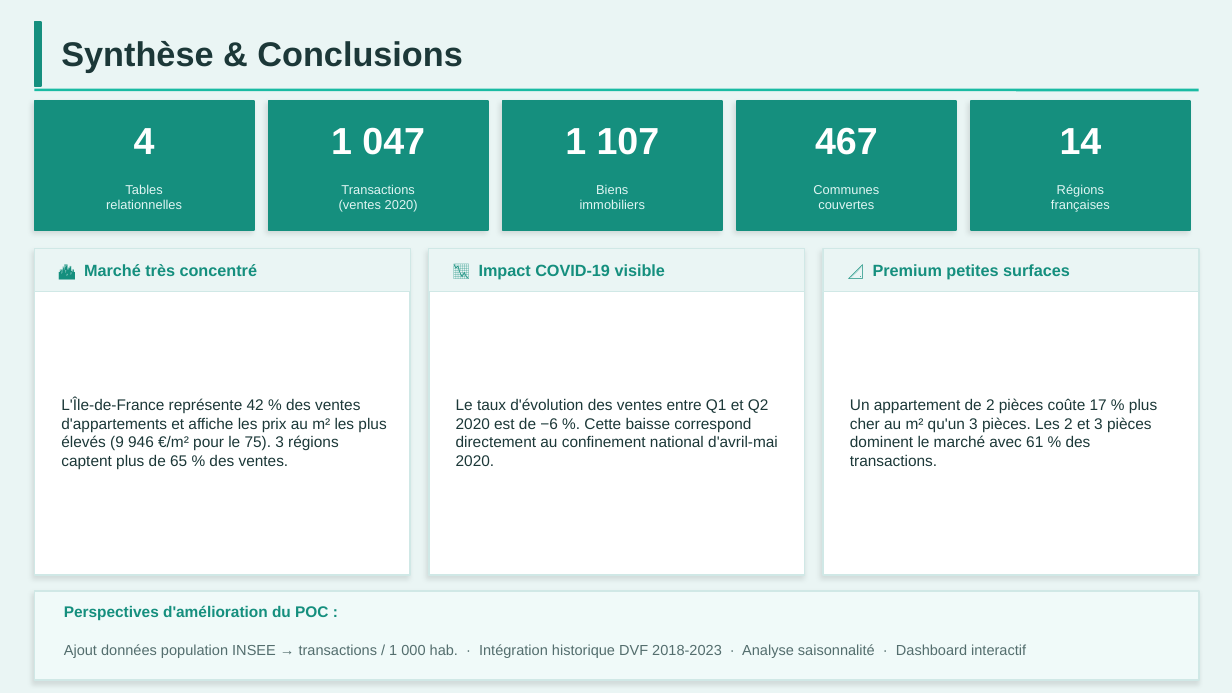
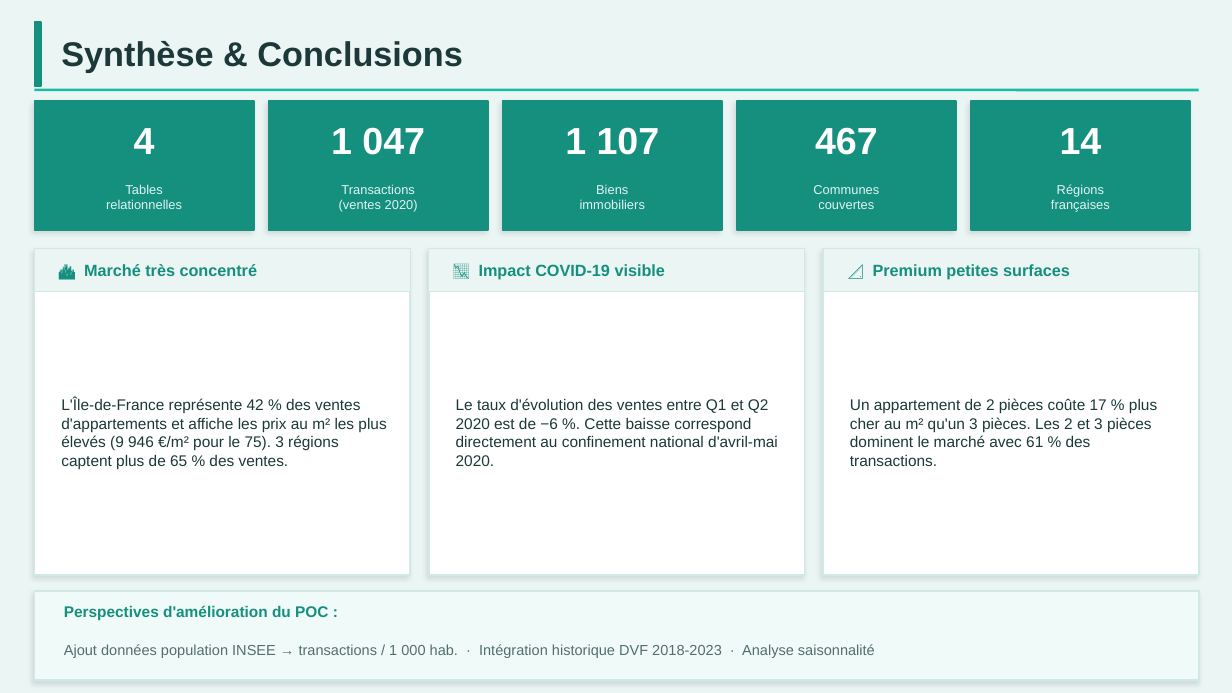
Before and after one commit to heba33ar/LaplaceImmo, a slide deck: slide 17 of Abu-rabia_Heba_2_support_032026.pptx. Drawn at 1232x693 pixels with LibreOffice and Linux fonts; fonts in the diff are those of the drawing. Boxes give left, top, right and bottom in pixels: in the first picture for what was removed or moved away, otherwise in the second. Text is boxed around its words. In the diff, an @@ line names an element or a change of style, - is before the commit and + after.

```diff
--- a/Abu-rabia_Heba_2_support_032026.pptx
+++ b/Abu-rabia_Heba_2_support_032026.pptx
@@ text at bbox=[64, 644, 875, 658]: text changed @@
-Ajout données population INSEE → transactions / 1 000 hab. · Intégration historique DVF 2018-2023 · Analyse saisonnalité · Dashboard interactif
+Ajout données population INSEE → transactions / 1 000 hab. · Intégration historique DVF 2018-2023 · Analyse saisonnalité
```
Also in this commit, not shown: 4 other slides changed, 7 other files.
